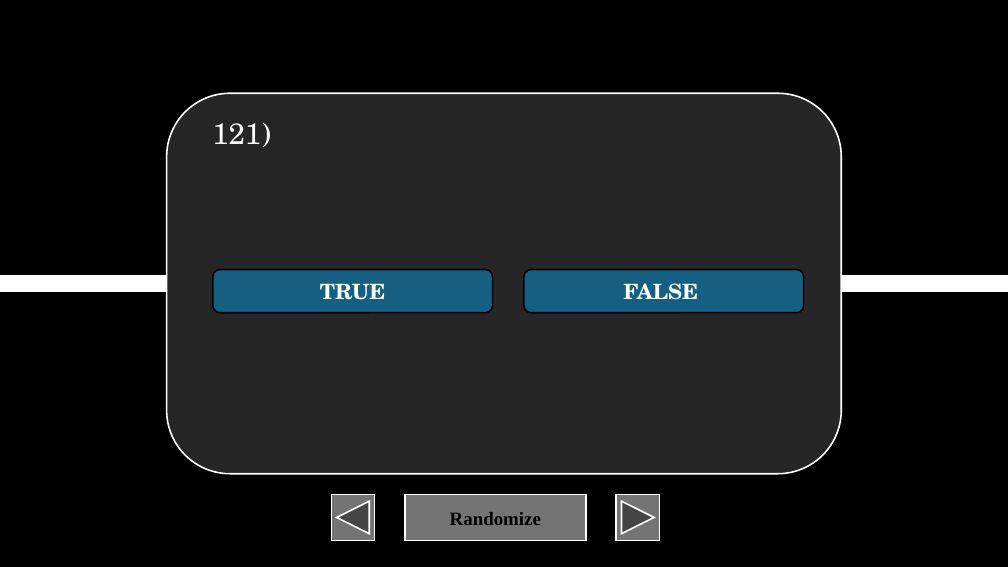
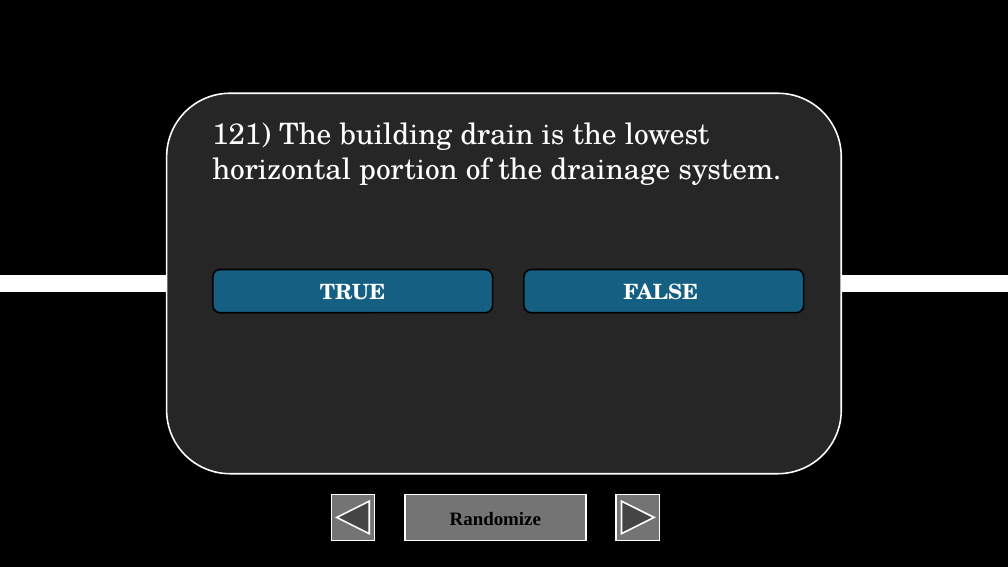
Before and after one commit to XIvanSolomonX/Archi-Reviewer, a slide deck: slide 122 of BulUti2.pptm. Drawn at 1008x567 pixels with LibreOffice and Linux fonts; fonts in the diff are those of the drawing. Boxes give left, top, right and bottom in pixels: in the first picture for what was removed or moved away, otherwise in the second. Text is boxed around its words. In the diff, an @@ line names an element or a change of style, - is before the commit and + after.

```diff
--- a/BulUti2.pptm
+++ b/BulUti2.pptm
@@ text at box(212, 122, 781, 185): text changed @@
-121)
+121) The building drain is the lowest horizontal portion of the drainage system.
```
Also in this commit, not shown: 11 other slides changed, 57 slides added, 1 other file.
